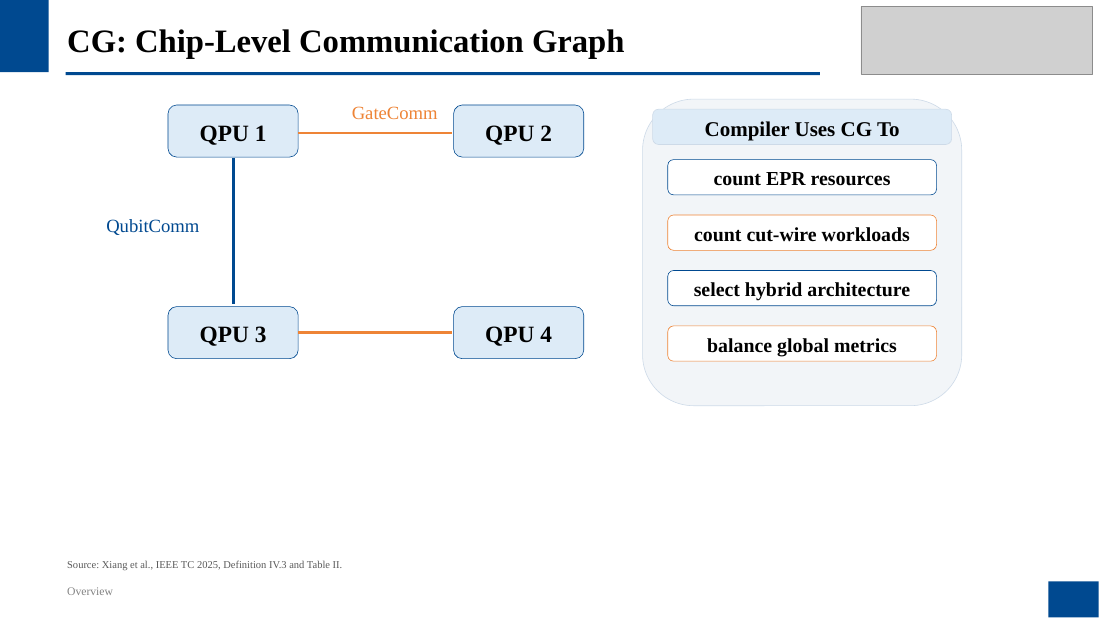
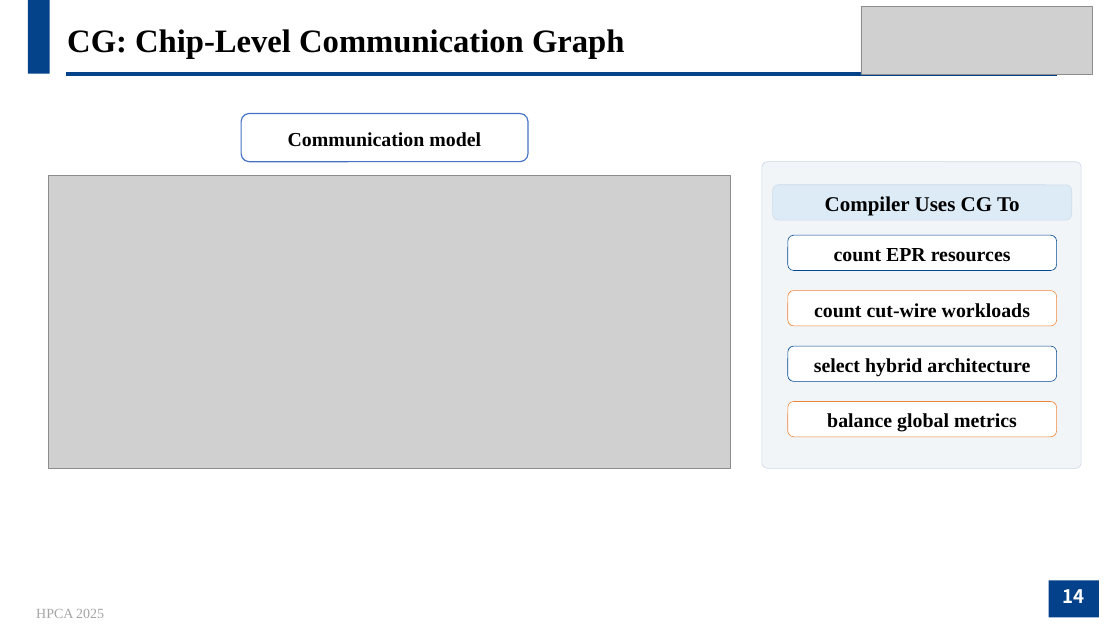
Before and after one commit to JanusQ/Janus4, a slide deck: slide 14 of adaptiveQC/pptx/AdaptDQC_Adaptive_Distributed_Quantum_Computing_With_Quantitative_Performance_Analysis.pptx (slide 15 before the commit). Drawn at 1120x630 pixels with LibreOffice and Linux fonts; fonts in the diff are those of the drawing; grey boxes stand for pictures; background and template pictures are left out. Boxes give left, top, right and bottom in pixels: in the first picture for what was removed or moved away, otherwise in the second. Text is boxed around its words. In the diff, an @@ line names an element or a change of style, - is before the commit and + after.

```diff
--- a/adaptiveQC/pptx/AdaptDQC_Adaptive_Distributed_Quantum_Computing_With_Quantitative_Performance_Analysis.pptx
+++ b/adaptiveQC/pptx/AdaptDQC_Adaptive_Distributed_Quantum_Computing_With_Quantitative_Performance_Analysis.pptx
@@ rectangle removed at (x1=0, y1=0, x2=1120, y2=630) @@
@@ rectangle removed at (x1=0, y1=0, x2=49, y2=72) @@
@@ rectangle removed at (x1=66, y1=72, x2=820, y2=76) @@
@@ line added from (66, 74) to (1058, 74), #04428A 3 pt @@
@@ rounded rectangle removed at (x1=168, y1=105, x2=298, y2=157) @@
-QPU 1
@@ rounded rectangle added at (x1=241, y1=113, x2=528, y2=161), fill #FFFFFF, outline #4472C4 1 pt, 17 pt, text #000000, bold @@
+Communication model
@@ text removed at (x1=352, y1=106, x2=438, y2=119) @@
-GateComm
@@ rounded rectangle removed at (x1=454, y1=105, x2=584, y2=157) @@
-QPU 2
@@ line removed from (298, 133) to (452, 133) @@
@@ picture added at (x1=48, y1=176, x2=730, y2=469) @@
@@ line removed from (234, 158) to (234, 304) @@
@@ rounded rectangle moved from (x1=643, y1=99, x2=962, y2=406) to (x1=762, y1=162, x2=1081, y2=469) @@
@@ rounded rectangle at (x1=762, y1=162, x2=1081, y2=469): proportions changed @@
@@ text removed at (x1=106, y1=219, x2=199, y2=235) @@
-QubitComm
@@ rounded rectangle removed at (x1=168, y1=307, x2=298, y2=359) @@
-QPU 3
@@ rounded rectangle removed at (x1=454, y1=307, x2=584, y2=359) @@
-QPU 4
@@ line removed from (298, 333) to (452, 333) @@
@@ 5 rounded rectangles moved together from (x1=653, y1=109, x2=952, y2=361) to (x1=773, y1=185, x2=1072, y2=437) @@
@@ text removed at (x1=67, y1=560, x2=343, y2=570) @@
-Source: Xiang et al., IEEE TC 2025, Definition IV.3 and Table II.
@@ text removed at (x1=67, y1=587, x2=113, y2=595) @@
-Overview
@@ rectangle removed at (x1=1049, y1=581, x2=1099, y2=618) @@
@@ page number added at (x1=1049, y1=581, x2=1099, y2=618), fill #03428A, 16 pt, text #FFFFFF, bold @@
+14
@@ text added at (x1=36, y1=609, x2=104, y2=618), 12 pt, text #A5A5A5 @@
+HPCA 2025
```
Also in this commit, not shown: 19 other slides changed, 1 slide added, 3 slides removed, 2 other files.
